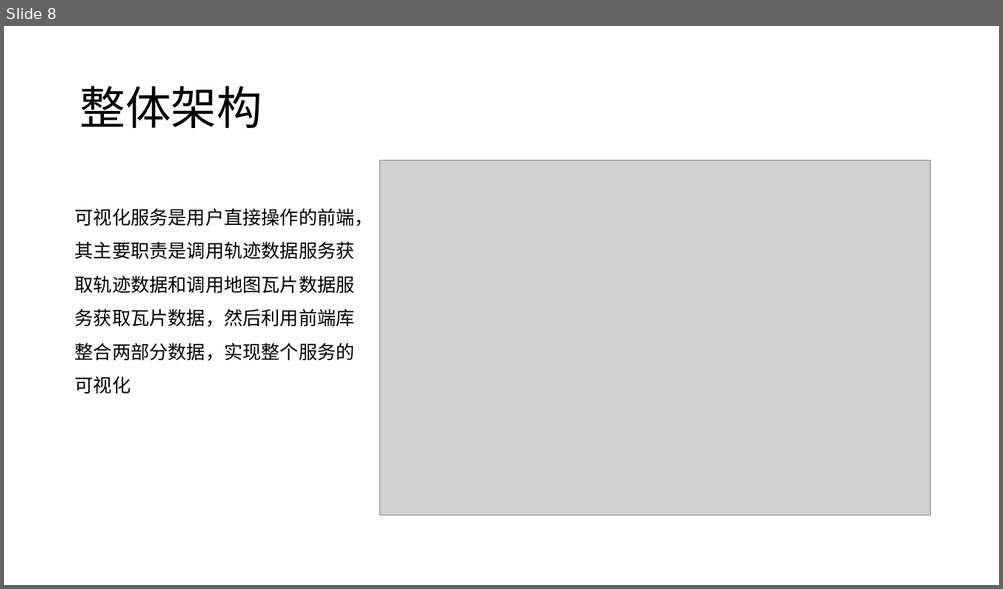
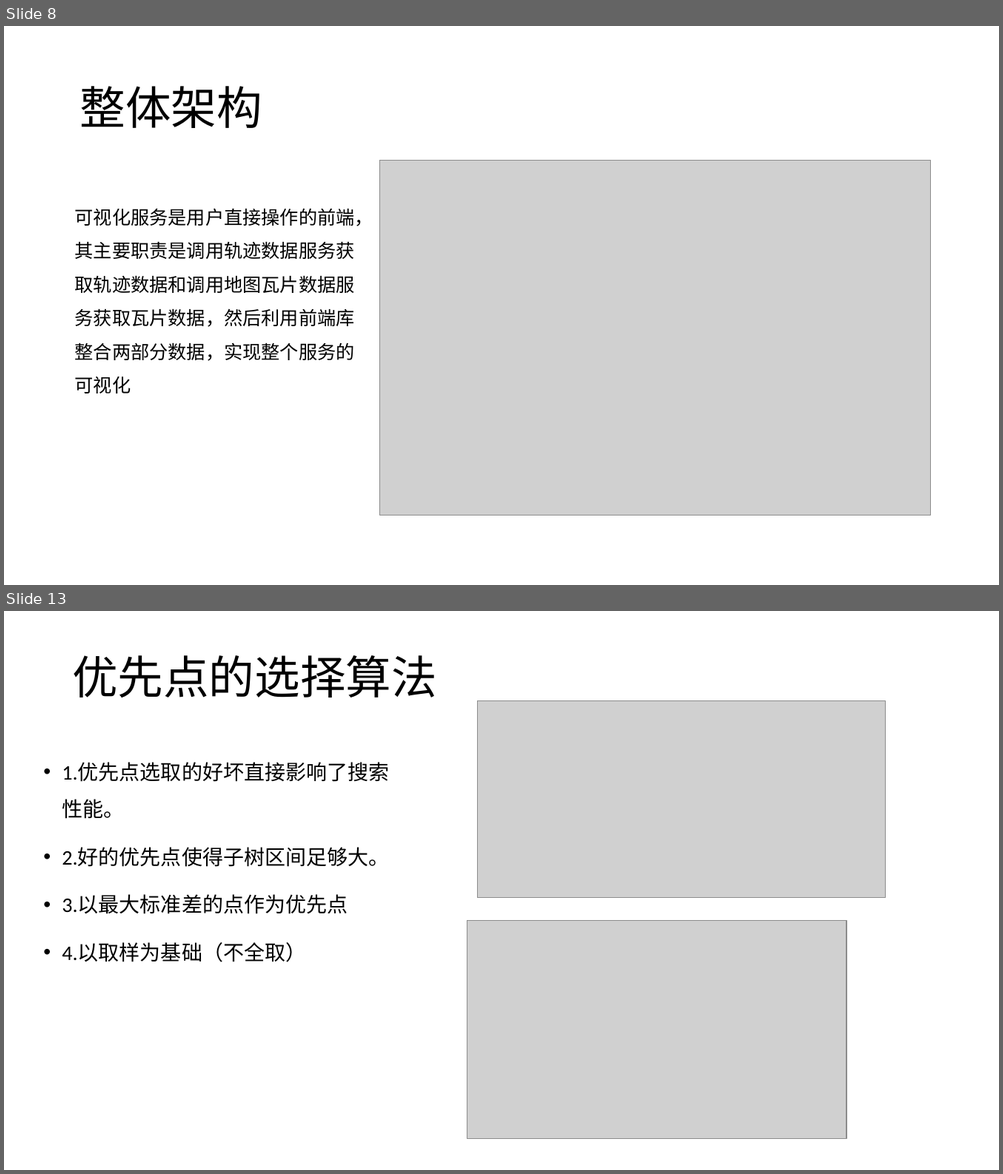
Before and after one commit to hc2013/graduate-article-latex, a slide deck: 地理轨迹相似性分析服务的设计和.pptx. Shown one above the other, each under a label of ours: slide 8 before the commit, slides 8 and 13 after it; the slides between them are not shown. The pictures are 1003x589 and 1003x1174 pixels, drawn with LibreOffice and Linux fonts; fonts in the diff are those of the drawing; grey boxes stand for pictures. Boxes give left, top, right and bottom in pixels: in the first picture for what was removed or moved away, otherwise in the second. Text is boxed around its words. In the diff, an @@ line names an element or a change of style, - is before the commit and + after.

```diff
--- a/地理轨迹相似性分析服务的设计和.pptx
+++ b/地理轨迹相似性分析服务的设计和.pptx
@@ slide 13 added at <box>4,611,999,1170</box>, background #FFFFFF @@
@@ title added at <box>72,655,437,698</box>, 44 pt, text #000000 @@
+优先点的选择算法
@@ picture added at <box>477,701,885,897</box> @@
@@ text added at <box>62,763,389,963</box>, 20 pt, text #000000 @@
+• 1.优先点选取的好坏直接影响了搜索性能。
+• 2.好的优先点使得子树区间足够大。
+• 3.以最大标准差的点作为优先点
+• 4.以取样为基础（不全取）
@@ picture added at <box>467,920,846,1139</box> @@
```
Also in this commit, not shown: 1 slide changed, 16 other slides added, 42 other files.
